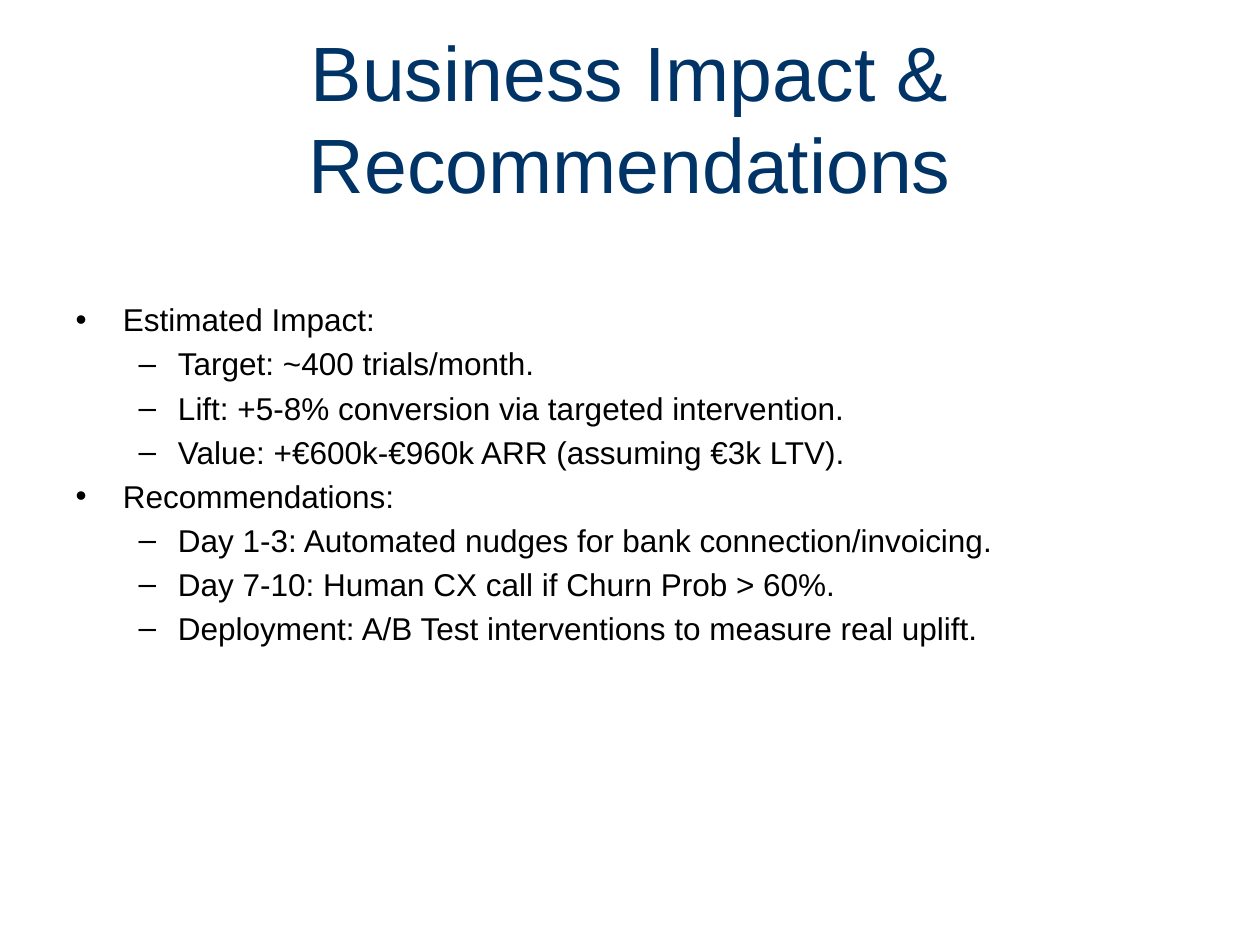
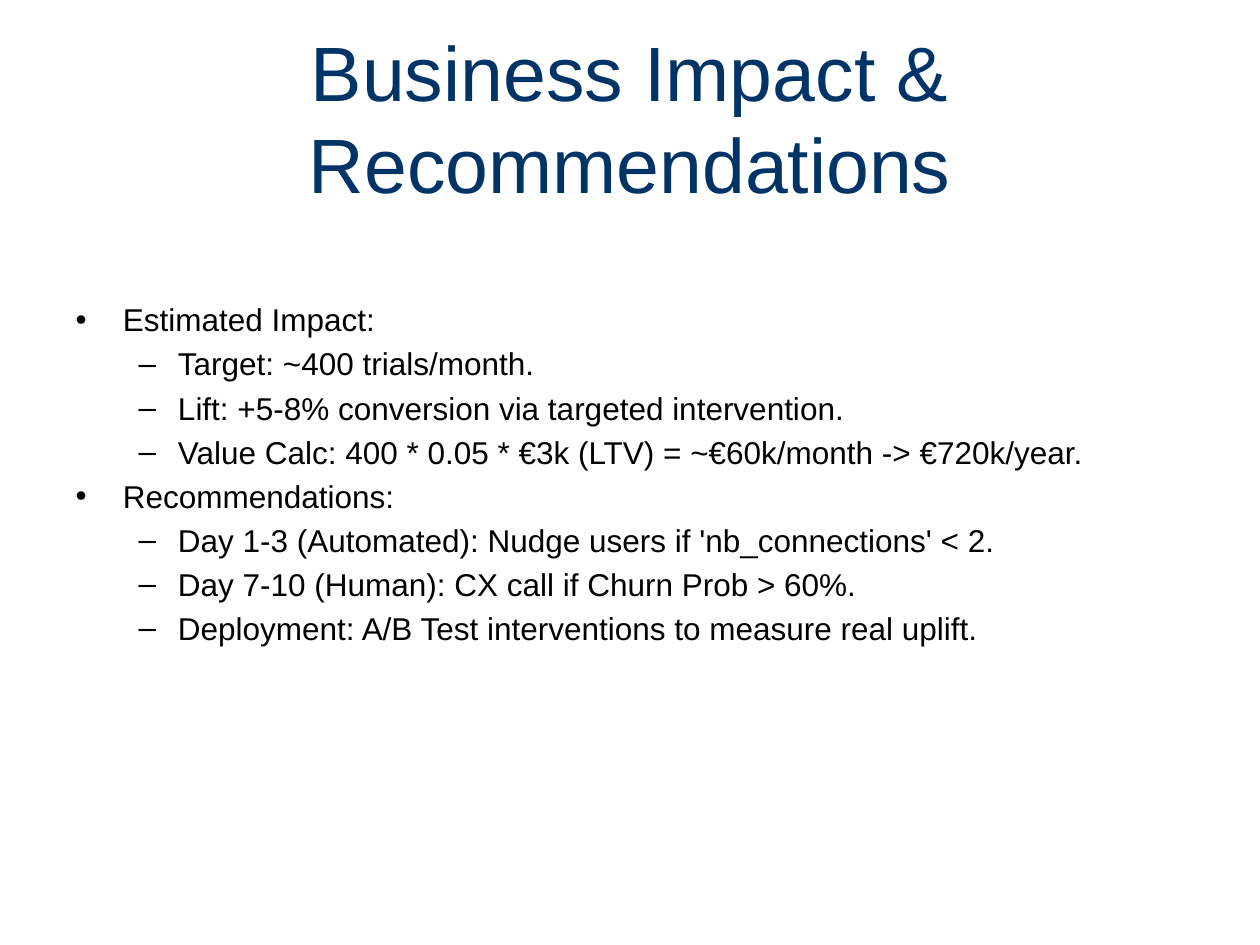
Before and after one commit to Paulino-Cristovao/churn_predictions, a slide deck: slide 8 of Presentations_Resultats_Projet.pptx. Drawn at 1260x945 pixels with LibreOffice and Linux fonts; fonts in the diff are those of the drawing. Boxes give left, top, right and bottom in pixels: in the first picture for what was removed or moved away, otherwise in the second. Text is boxed around its words. In the diff, an @@ line names an element or a change of style, - is before the commit and + after.

```diff
--- a/Presentations_Resultats_Projet.pptx
+++ b/Presentations_Resultats_Projet.pptx
@@ text at box(178, 441, 1083, 470): text changed @@
-  – Value: +€600k-€960k ARR (assuming €3k LTV).
+  – Value Calc: 400 * 0.05 * €3k (LTV) = ~€60k/month -> €720k/year.
@@ text at box(178, 529, 994, 602): text changed @@
-  – Day 1-3: Automated nudges for bank connection/invoicing.
-  – Day 7-10: Human CX call if Churn Prob > 60%.
+  – Day 1-3 (Automated): Nudge users if 'nb_connections' < 2.
+  – Day 7-10 (Human): CX call if Churn Prob > 60%.
```
Also in this commit, not shown: 5 other slides changed, 1 other file.
